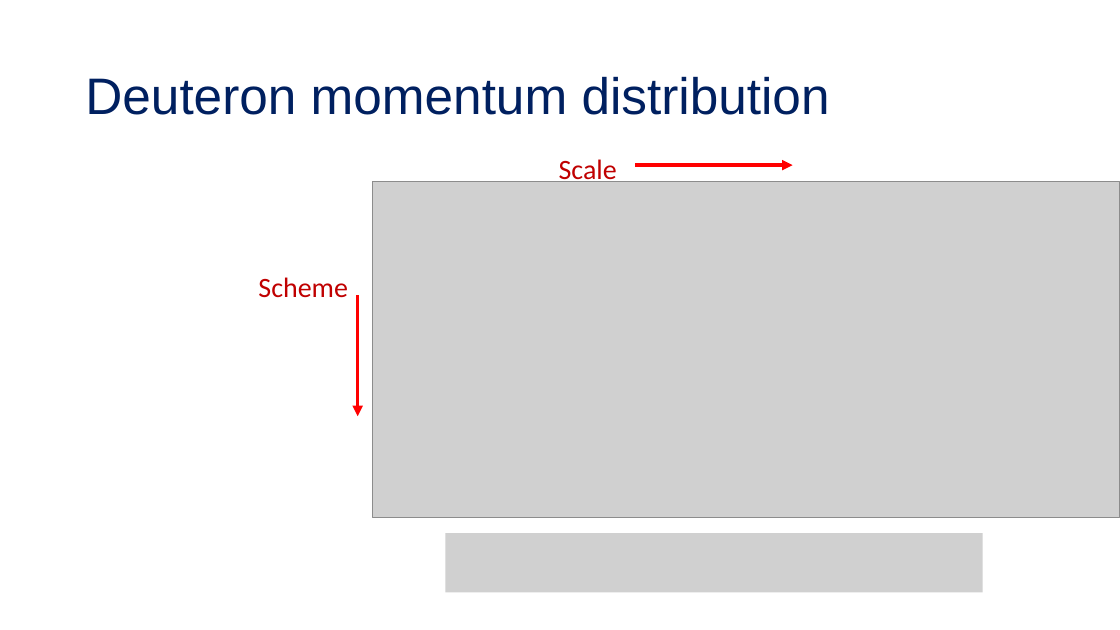
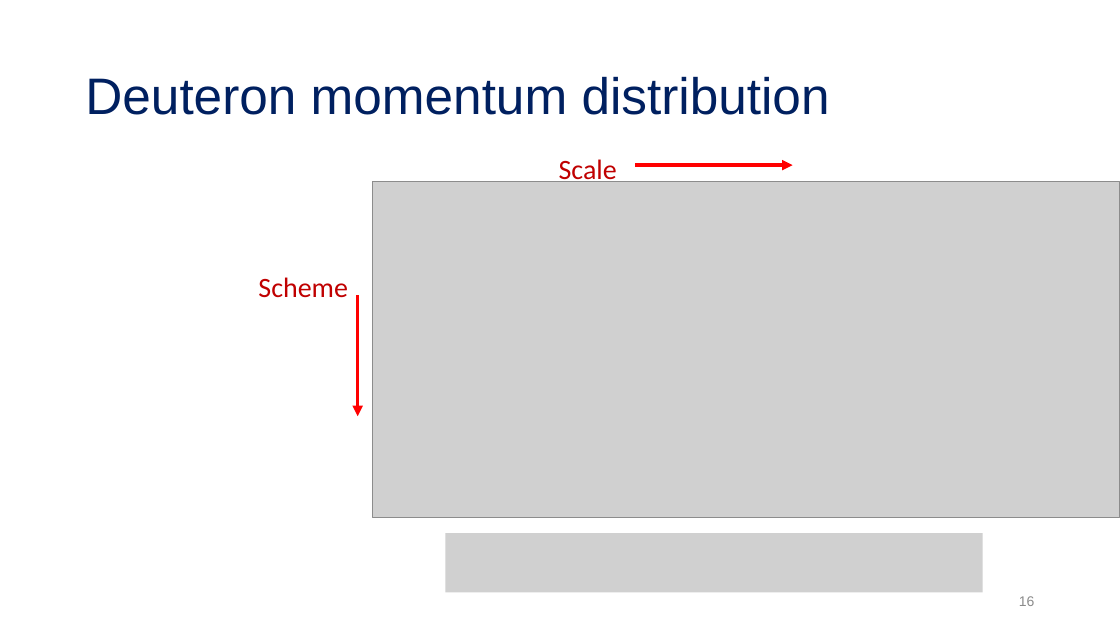
Before and after one commit to tropiano4/tropiano-srg, a slide deck: slide 16 of Presentations/DNP_October2020/tropiano_dnp_october2020.pptx. Drawn at 1120x630 pixels with LibreOffice and Linux fonts; fonts in the diff are those of the drawing; grey boxes stand for pictures. Boxes give left, top, right and bottom in pixels: in the first picture for what was removed or moved away, otherwise in the second. Text is boxed around its words. In the diff, an @@ line names an element or a change of style, - is before the commit and + after.

```diff
--- a/Presentations/DNP_October2020/tropiano_dnp_october2020.pptx
+++ b/Presentations/DNP_October2020/tropiano_dnp_october2020.pptx
@@ page number added at (x1=1019, y1=596, x2=1035, y2=606), 12 pt, text #8C8C8C @@
+16
```
Also in this commit, not shown: 22 other slides changed.
